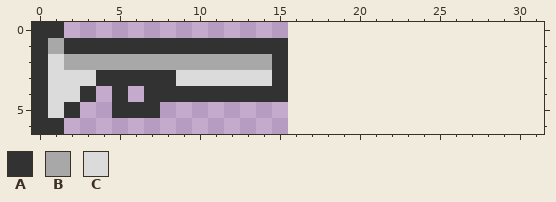
Pixel-art file: Assets/Sprites/Harpoon.aseprite. Above is the file before it was changed.
16x7 pixels, 1 frame. The old version is drawn lined up with the new one, on the new canvas.
Palette (. is transparent): A #323232  B #a8a8a8  C #dbdbdb
Pixels before, first column x 0:
0 AA..............
1 ABAAAAAAAAAAAAAA
2 ACBBBBBBBBBBBBBA
3 ACCCAAAAACCCCCCA
4 ACCA.A.AAAAAAAAA
5 ACA..AAA........
6 AA..............
After the commit:
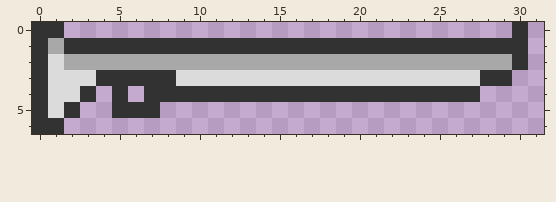
The edit:
canvas 16x7 -> 32x7
Changed rows in their new state; - is an unchanged pixel.
first column x 15:
0 ---------------A
1 -AAAAAAAAAAAAAAA
2 BBBBBBBBBBBBBBBA
3 CCCCCCCCCCCCCAA-
4 -AAAAAAAAAAAA---
Pixel boxes of the changes (left, top, right, bottom) in both pictures:
changed: (272, 22, 528, 102)
